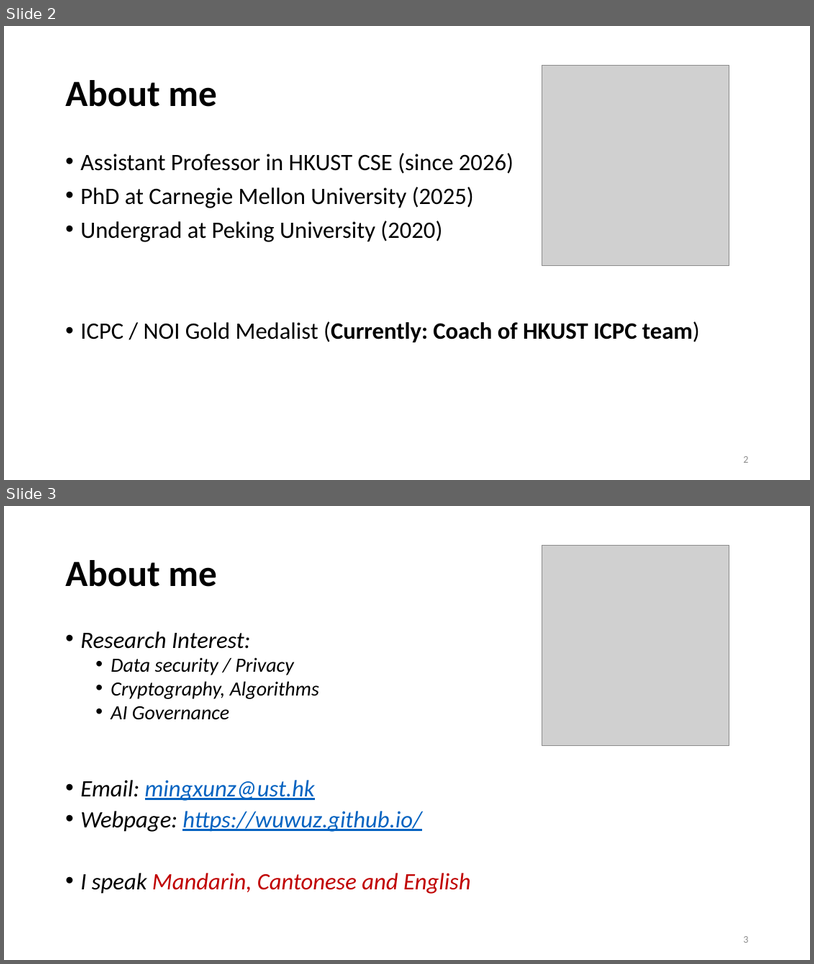
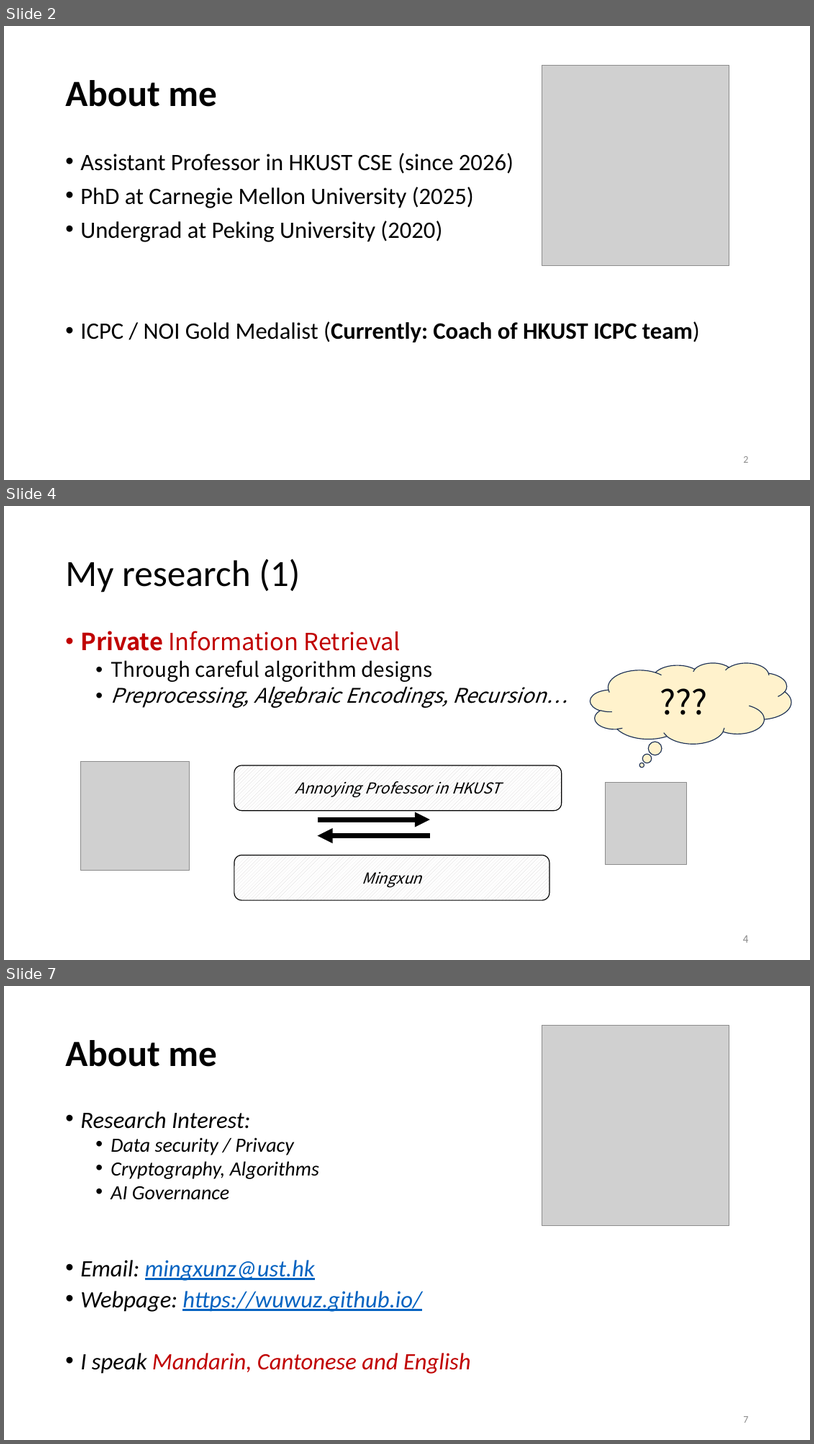
Before and after one commit to wuwuz/wuwuz.github.io, a slide deck: COMP2711/Materials/L00-Intro.pptx. Shown one above the other, each under a label of ours: slides 2 and 3 before the commit, slides 2, 4 and 7 after it; the slides between them are not shown. The pictures are 814x964 and 814x1444 pixels, drawn with LibreOffice and Linux fonts; fonts in the diff are those of the drawing; grey boxes stand for pictures. Boxes give left, top, right and bottom in pixels: in the first picture for what was removed or moved away, otherwise in the second. Text is boxed around its words. In the diff, an @@ line names an element or a change of style, - is before the commit and + after.

```diff
--- a/COMP2711/Materials/L00-Intro.pptx
+++ b/COMP2711/Materials/L00-Intro.pptx
@@ slide 4 added at (4, 506, 810, 960), background #FFFFFF @@
@@ title added at (65, 559, 300, 592), 44 pt, text #000000 @@
+My research (1)
@@ text added at (80, 631, 568, 708), 24 pt, text #000000 @@
+• Private Information Retrieval
+  • Through careful algorithm designs
+  • Preprocessing, Algebraic Encodings, Recursion…
@@ thought cloud added at (591, 663, 792, 744), fill #FFF2CC, outline #1E3256 1 pt, 40 pt, text #000000 @@
+???
@@ picture added at (81, 762, 189, 870) @@
@@ rounded rectangle added at (234, 765, 562, 811), fill pattern #D0CECE on #FFFFFF, outline #000000 1 pt, 18 pt, text #000000, italic @@
+Annoying Professor in HKUST
@@ picture added at (605, 782, 687, 864) @@
@@ arrow added from (318, 819) to (430, 819), #000000 6 pt @@
@@ arrow added from (430, 836) to (318, 836), #000000 6 pt @@
@@ rounded rectangle added at (234, 855, 550, 901), fill pattern #D0CECE on #FFFFFF, outline #000000 1 pt, 18 pt, text #000000, italic @@
+Mingxun
@@ page number added at (743, 935, 749, 942), 12 pt, text #8C8C8C @@
+4
@@ what was slide 3 is now slide 7 @@
@@ page number at (743, 1416, 748, 1422): text changed @@
-3
+7
```
Also in this commit, not shown: 3 slides changed, 4 other slides added.
